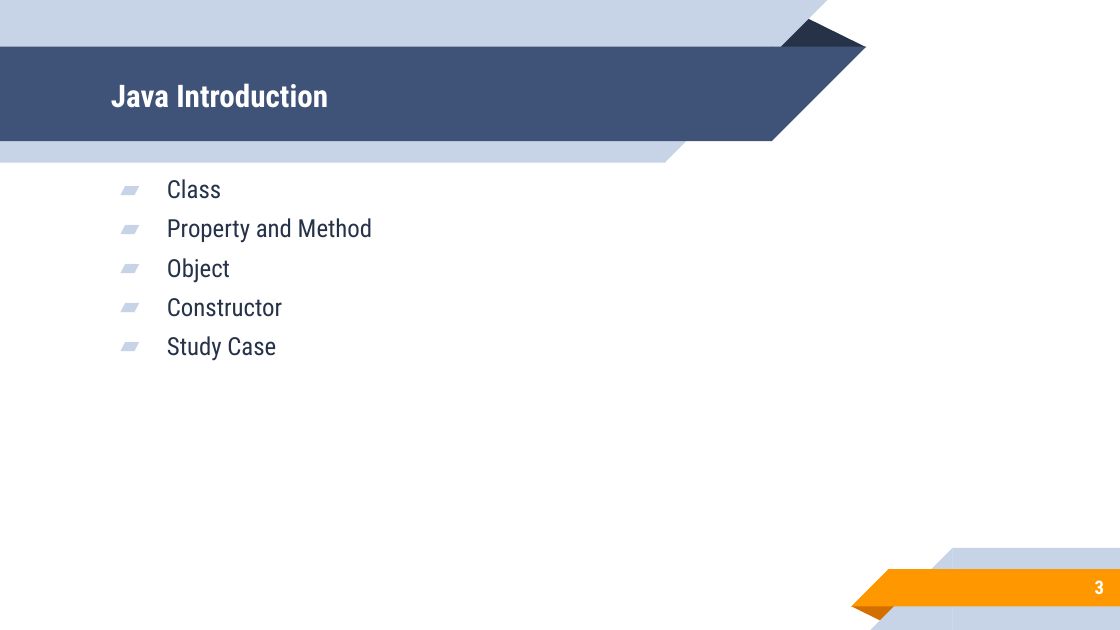
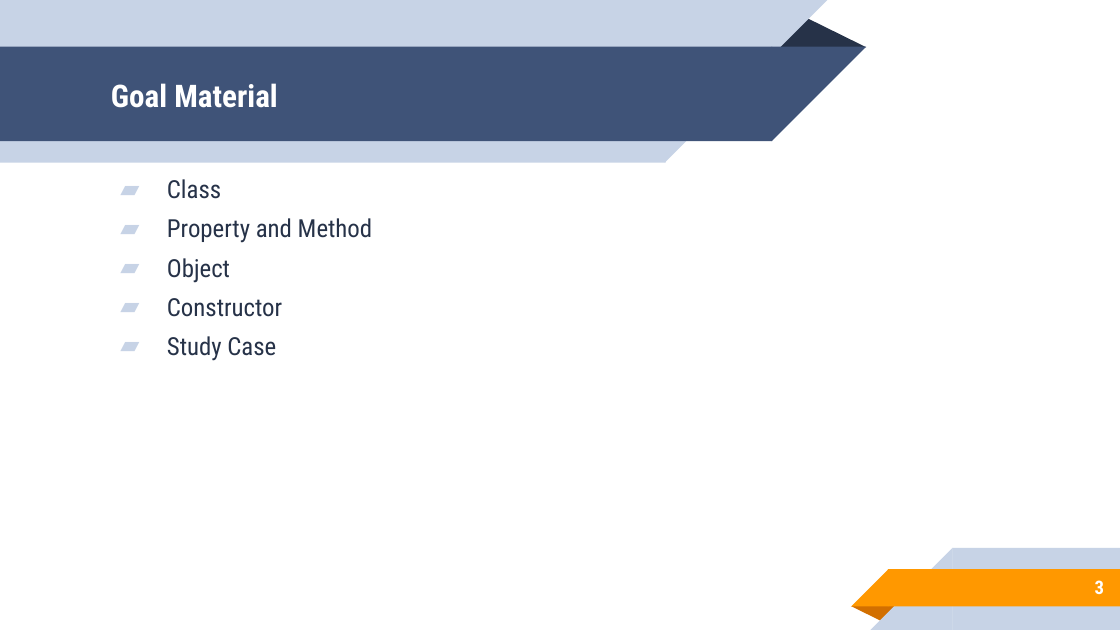
Before and after one commit to aronipurwanto/materi-xa, a slide deck: slide 3 of java/java-logic/Slide-Java-Logic-05.pptx. Drawn at 1120x630 pixels with LibreOffice and Linux fonts; fonts in the diff are those of the drawing. Boxes give left, top, right and bottom in pixels: in the first picture for what was removed or moved away, otherwise in the second. Text is boxed around its words. In the diff, an @@ line names an element or a change of style, - is before the commit and + after.

Commit message:
update materi logic

```diff
--- a/java/java-logic/Slide-Java-Logic-05.pptx
+++ b/java/java-logic/Slide-Java-Logic-05.pptx
@@ title at <box>111,83,277,108</box>: text changed @@
-Java Introduction
+Goal Material
```
Also in this commit, not shown: 2 other files.
